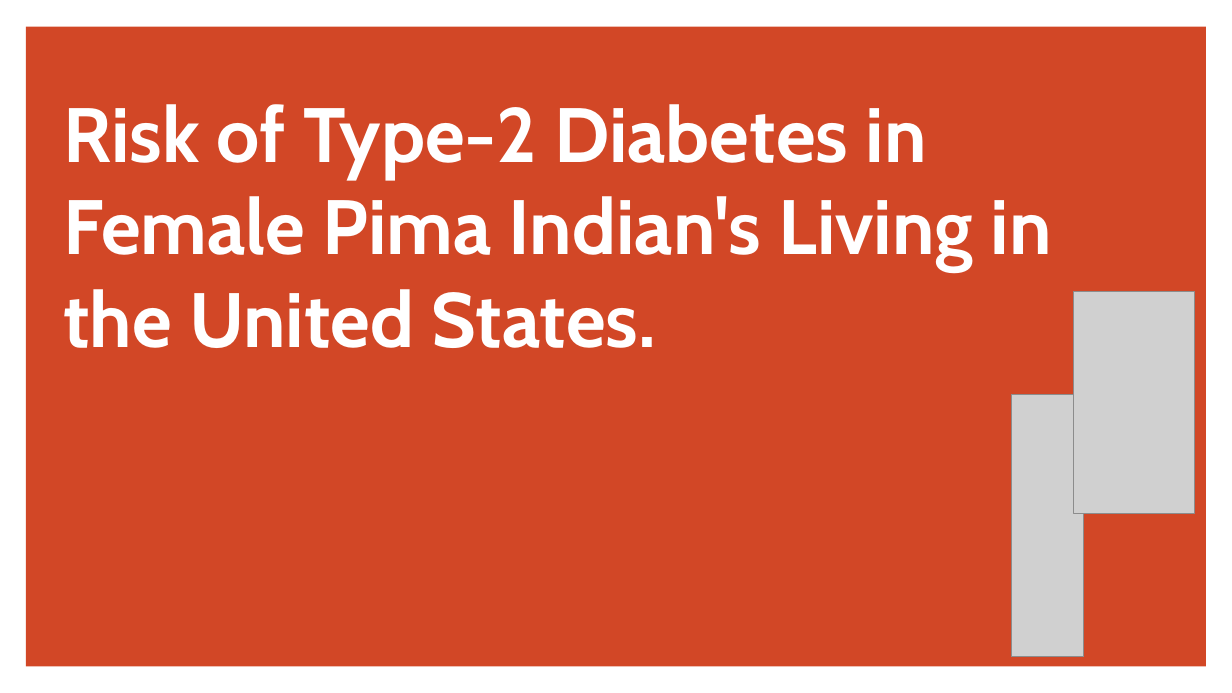
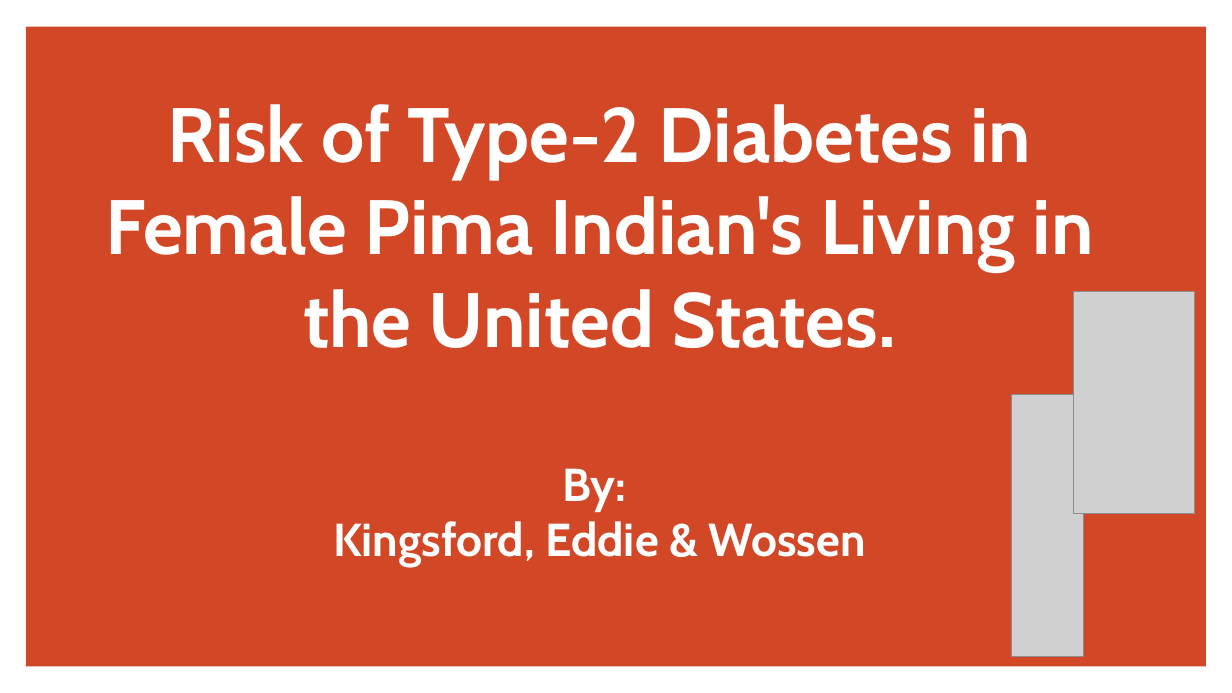
Before and after one commit to efreier12/Final-Project, a slide deck: slide 1 of Pima Indian Diabetes (Final Project).ppt. Drawn at 1232x693 pixels with LibreOffice and Linux fonts; fonts in the diff are those of the drawing; grey boxes stand for pictures; background and template pictures are left out. Boxes give left, top, right and bottom in pixels: in the first picture for what was removed or moved away, otherwise in the second. Text is boxed around its words. In the diff, an @@ line names an element or a change of style, - is before the commit and + after.

Commit message:
Commit to Master

```diff
--- a/Pima Indian Diabetes (Final Project).ppt
+++ b/Pima Indian Diabetes (Final Project).ppt
@@ title at (x1=105, y1=104, x2=1094, y2=567): text changed @@
-Risk of Type-2 Diabetes in Female Pima Indian's Living in the United States.
+Risk of Type-2 Diabetes in Female Pima Indian's Living in the United States.
+By:
+Kingsford, Eddie & Wossen
```
